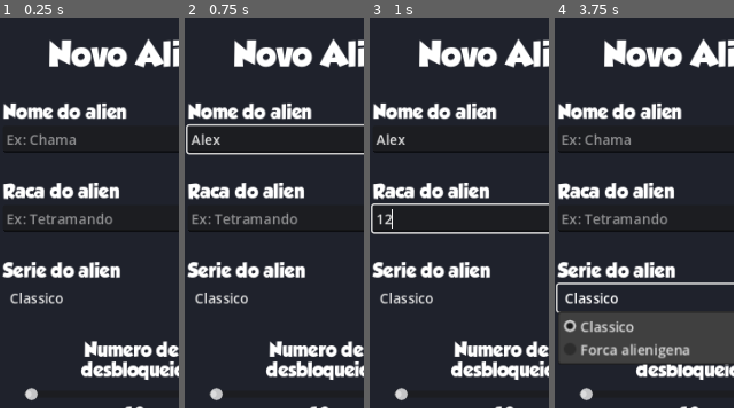
Above: before the commit, frames 1-4 (left to right).
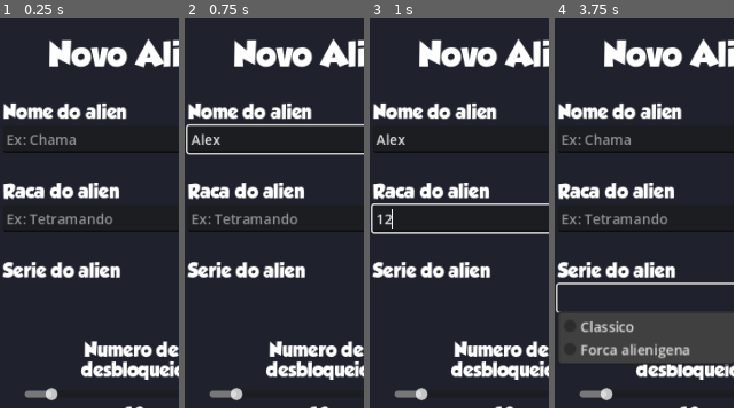
Above: after the commit, the same moments.

Repository: Juawo/ben-10-mobile-app
Game: Godot game, scene res://scenes/register_alien.tscn
Same seed, same stepped clock (60 frames per second), same inputs: the game is played once before the commit and once after it.
Inputs (mouse positions are % of the whole screen's width and height, from its top left):
- Up to frame 1 (0.25 s): no input
- Up to frame 2 (0.75 s): click (50, 49) at 0.52 s; type "Alex" at 0.6 s
- Up to frame 3 (1 s): click (50, 59) at 0.75 s; type "12" at 0.83 s
- Up to frame 4 (3.75 s): click "Cadastrar" at 1.25 s; click (50, 24) at 2 s; click (50, 24) at 2.75 s; click (50, 69) at 3.5 s
The pictures show only the part of the screen within x 13-63%, y 33-83%; the shares and areas given below are measured in that part.

The runs differ from the first frame. In frame 1, 0.9% of the frame differs, in the area x 5-36%, y 70-98%; in frame 2, 0.9%; in frame 3, 0.9%; in frame 4, 1.1%, in the area x 4-36%, y 70-98%.

Commit message:
Refactor alien registration and display logic; add new scripts and UI adjustments

Diff:
--- a/scenes/alien_record.tscn
+++ b/scenes/alien_record.tscn
@@ -1,32 +1,38 @@
-[gd_scene load_steps=3 format=3 uid="uid://n4s2v2id55a"]
+[gd_scene load_steps=5 format=3 uid="uid://n4s2v2id55a"]
 
 [ext_resource type="FontFile" uid="uid://dmrfmgqky1a7l" path="res://assets/Font/GROBOLD.ttf" id="1_08xvl"]
+[ext_resource type="Script" uid="uid://cuod6bnrk18o4" path="res://script/alien_record.gd" id="1_verpe"]
+[ext_resource type="Texture2D" uid="uid://b8gn3ispva8o4" path="res://assets/logos/which-omnitrix-logo-style-placement-was-your-favorite-why-v0-nuawv95u9fed1 - Editado.png" id="2_klkcg"]
 
 [sub_resource type="StyleBoxFlat" id="StyleBoxFlat_f8k3p"]
-bg_color = Color(0.12156863, 0.13333334, 0.17254902, 1)
+bg_color = Color(0.17457713, 0.1898738, 0.2408626, 1)
 corner_radius_top_left = 10
 corner_radius_top_right = 10
 corner_radius_bottom_right = 10
 corner_radius_bottom_left = 10
 
 [node name="alien_record" type="Control"]
+custom_minimum_size = Vector2(300, 60)
 layout_mode = 3
+anchor_right = 0.731
+anchor_bottom = 0.067
+offset_right = -0.17199707
+offset_bottom = -0.439003
+grow_horizontal = 2
+grow_vertical = 2
+script = ExtResource("1_verpe")
+metadata/_edit_use_anchors_ = true
+metadata/_edit_horizontal_guides_ = [39.0]
+
+[node name="Panel" type="Panel" parent="."]
+custom_minimum_size = Vector2(300, 60)
+layout_mode = 1
 anchors_preset = 15
 anchor_right = 1.0
 anchor_bottom = 1.0
 grow_horizontal = 2
 grow_vertical = 2
-
-[node name="Panel" type="Panel" parent="."]
-custom_minimum_size = Vector2(300, 50)
-layout_mode = 1
-anchors_preset = -1
-anchor_right = 0.72800004
-anchor_bottom = 0.044000003
-offset_right = -259.936
-offset_bottom = -0.3480034
 theme_override_styles/panel = SubResource("StyleBoxFlat_f8k3p")
-metadata/_edit_use_anchors_ = true
 
 [node name="MarginContainer" type="MarginContainer" parent="Panel"]
 layout_mode = 1
@@ -35,44 +41,71 @@
 anchor_bottom = 1.0
 grow_horizontal = 2
 grow_vertical = 2
-theme_override_constants/margin_left = 5
-theme_override_constants/margin_top = 5
-theme_override_constants/margin_right = 5
-theme_override_constants/margin_bottom = 5
+theme_override_constants/margin_left = 6
+theme_override_constants/margin_top = 6
+theme_override_constants/margin_right = 6
+theme_override_constants/margin_bottom = 6
 
 [node name="VBoxContainer" type="VBoxContainer" parent="Panel/MarginContainer"]
 layout_mode = 2
+theme_override_constants/separation = 2
 
-[node name="Label" type="Label" parent="Panel/MarginContainer/VBoxContainer"]
+[node name="serie_text" type="Label" parent="Panel/MarginContainer/VBoxContainer"]
 layout_mode = 2
-size_flags_vertical = 0
+size_flags_vertical = 2
 theme_override_fonts/font = ExtResource("1_08xvl")
 theme_override_font_sizes/font_size = 8
-text = "De Ben10 Classico"
+text = "De : Ben10 Classico"
 horizontal_alignment = 1
 
 [node name="HBoxContainer" type="HBoxContainer" parent="Panel/MarginContainer/VBoxContainer"]
 layout_mode = 2
-size_flags_vertical = 3
+size_flags_vertical = 10
+theme_override_constants/separation = 10
+
+[node name="TextureRect" type="TextureRect" parent="Panel/MarginContainer/VBoxContainer/HBoxContainer"]
+custom_minimum_size = Vector2(20, 20)
+layout_mode = 2
+size_flags_horizontal = 2
+size_flags_vertical = 4
+size_flags_stretch_ratio = 0.2
+texture = ExtResource("2_klkcg")
+expand_mode = 1
+stretch_mode = 5
 
 [node name="VBoxContainer" type="VBoxContainer" parent="Panel/MarginContainer/VBoxContainer/HBoxContainer"]
 layout_mode = 2
+size_flags_horizontal = 3
+size_flags_vertical = 0
+theme_override_constants/separation = 2
 
 [node name="alien_name" type="Label" parent="Panel/MarginContainer/VBoxContainer/HBoxContainer/VBoxContainer"]
 layout_mode = 2
+theme_override_fonts/font = ExtResource("1_08xvl")
 text = "Chama	"
 
 [node name="race" type="Label" parent="Panel/MarginContainer/VBoxContainer/HBoxContainer/VBoxContainer"]
 layout_mode = 2
+theme_override_fonts/font = ExtResource("1_08xvl")
+theme_override_font_sizes/font_size = 10
 text = "Fogos"
 
 [node name="VBoxContainer2" type="VBoxContainer" parent="Panel/MarginContainer/VBoxContainer/HBoxContainer"]
 layout_mode = 2
+size_flags_horizontal = 10
+size_flags_vertical = 4
+theme_override_constants/separation = 2
 
 [node name="text" type="Label" parent="Panel/MarginContainer/VBoxContainer/HBoxContainer/VBoxContainer2"]
 layout_mode = 2
-text = "Numero de desbloqueio"
+theme_override_fonts/font = ExtResource("1_08xvl")
+theme_override_font_sizes/font_size = 8
+text = "Numero de desbloqueio :"
 
 [node name="unlock_num" type="Label" parent="Panel/MarginContainer/VBoxContainer/HBoxContainer/VBoxContainer2"]
 layout_mode = 2
+size_flags_vertical = 3
+theme_override_fonts/font = ExtResource("1_08xvl")
+theme_override_font_sizes/font_size = 10
 text = "10"
+horizontal_alignment = 1
--- a/scenes/register_alien.tscn
+++ b/scenes/register_alien.tscn
@@ -229,7 +229,6 @@
 [node name="serie_input" type="OptionButton" parent="MarginContainer/VBoxContainer/content_form/MarginContainer/VBoxContainer/serie"]
 layout_mode = 2
 flat = true
-selected = 0
 item_count = 2
 popup/item_0/text = "Classico"
 popup/item_0/id = 0
@@ -252,6 +251,7 @@
 custom_minimum_size = Vector2(250, 0)
 layout_mode = 2
 size_flags_horizontal = 4
+value = 10.0
 
 [node name="unlock_num_text" type="Label" parent="MarginContainer/VBoxContainer/content_form/MarginContainer/VBoxContainer/unlock_num"]
 layout_mode = 2
--- a/scenes/registered_aliens.tscn
+++ b/scenes/registered_aliens.tscn
@@ -187,11 +187,11 @@
 [node name="ScrollContainer" type="ScrollContainer" parent="MarginContainer/VBoxContainer/content_form/MarginContainer/VBoxContainer"]
 layout_mode = 2
 size_flags_vertical = 3
-horizontal_scroll_mode = 0
 
 [node name="VBoxContainer" type="VBoxContainer" parent="MarginContainer/VBoxContainer/content_form/MarginContainer/VBoxContainer/ScrollContainer"]
 layout_mode = 2
 size_flags_horizontal = 3
 size_flags_vertical = 3
+theme_override_constants/separation = 8
 
 [connection signal="pressed" from="MarginContainer/VBoxContainer/content_registered/register_alien_btn" to="." method="_on_register_alien_btn_pressed"]
--- a/script/SessionState.gd
+++ b/script/SessionState.gd
@@ -1,8 +1,8 @@
 extends Node
 
-var saved_aliens : Array[Alien]
+var saved_aliens : Array[Alien] = []
 
-func save_new_alien(new_alien : Alien):
-	if(!saved_aliens.has(new_alien)):
-		return
+func save_new_alien(new_alien : Alien) -> void:
+	print("Session -> ", new_alien.name)
 	saved_aliens.append(new_alien)
+	print(new_alien)
--- /dev/null
+++ b/script/alien_record.gd
@@ -0,0 +1,12 @@
+extends Control
+
+@onready var serie_text: Label = $Panel/MarginContainer/VBoxContainer/serie_text
+@onready var alien_name: Label = $Panel/MarginContainer/VBoxContainer/HBoxContainer/VBoxContainer/alien_name
+@onready var race: Label = $Panel/MarginContainer/VBoxContainer/HBoxContainer/VBoxContainer/race
+@onready var unlock_num: Label = $Panel/MarginContainer/VBoxContainer/HBoxContainer/VBoxContainer2/unlock_num
+
+func populate_front(alien_data : Alien):
+	serie_text.text = alien_data.serie
+	alien_name.text = alien_data.name
+	race.text = alien_data.race
+	unlock_num.text = str(alien_data.unlock_num)
--- a/script/register_alien.gd
+++ b/script/register_alien.gd
@@ -12,21 +12,24 @@
 	unlock_num_text.text = str(int(value));
 
 func validate_form() -> bool:
-	if(!name_input ):
+	if(!name_input.text):
 		return false
-	if(!race_input):
+	if(!race_input.text):
 		return false
-	if(!serie_input):
+	if(!serie_input.text):
 		return false
-	if(!unlock_num_input):
+	if(!unlock_num_input.value):
 		return false
 	return true
 
 
 func _on_save_btn_pressed() -> void:
+	print("Ben10")
 	if(!validate_form()):
+		print("Alien invalido")
 		return
 	var new_alien = Alien.new(name_input.text, race_input.text, serie_input.text, int(unlock_num_input.value))
+	print(new_alien.name)
 	SessionState.save_new_alien(new_alien)
 
 
--- a/script/registered_aliens.gd
+++ b/script/registered_aliens.gd
@@ -1,6 +1,19 @@
 extends Control
 
 var register_scene  = load("res://scenes/register_alien.tscn")
+var alien_record_scene : PackedScene = preload("res://scenes/alien_record.tscn")
+@onready var v_box_container: VBoxContainer = $MarginContainer/VBoxContainer/content_form/MarginContainer/VBoxContainer/ScrollContainer/VBoxContainer
+
+func _ready() -> void:
+	print(len(SessionState.saved_aliens))
+	populate_screen(SessionState.saved_aliens)
+
+func populate_screen(data : Array[Alien]):
+	for alien in data :
+		var new_scene = alien_record_scene.instantiate()
+		v_box_container.add_child(new_scene)
+		new_scene.populate_front(alien)
+	print("Quantidade : ", len(SessionState.saved_aliens))
 
 func _on_register_alien_btn_pressed() -> void:
 	get_tree().change_scene_to_packed(register_scene)
Not shown, added: script/alien_record.gd.uid
